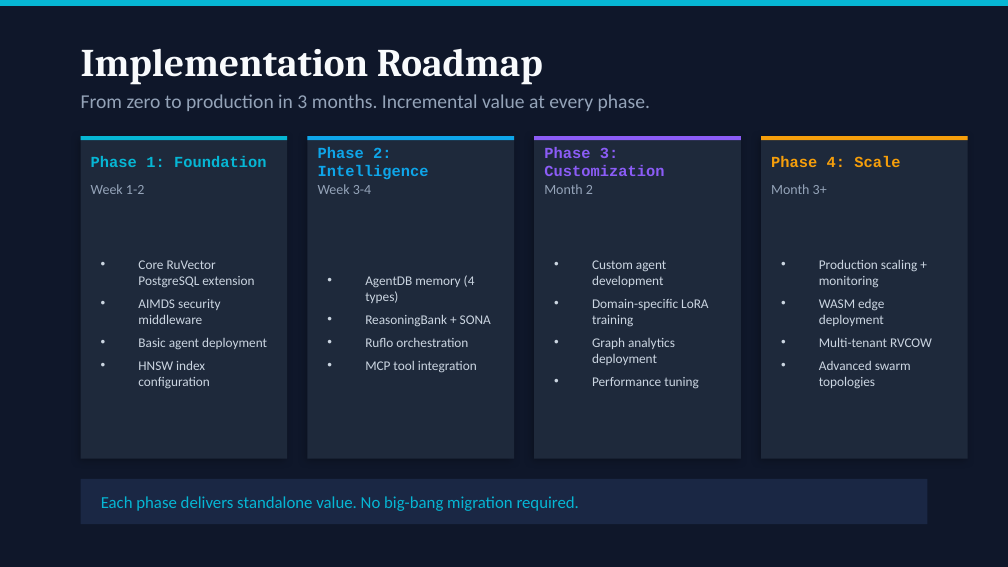
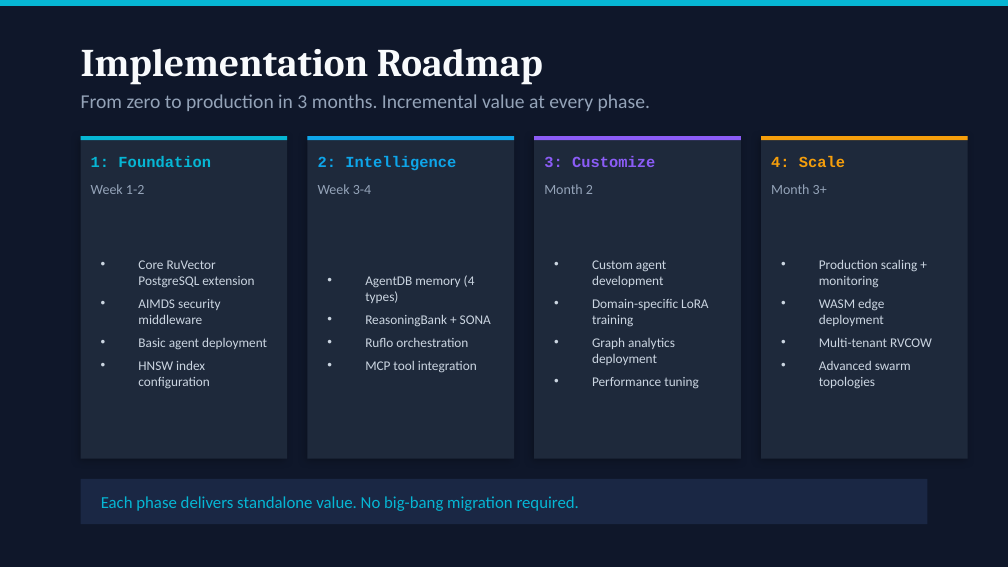
Before and after one commit to JLMA-Agentic-Ai/jlma-Ask-Ruvnet, a slide deck: slide 18 of docs/presentations/CTO-Deck-RuvNet-2026.pptx (slide 17 before the commit). Drawn at 1008x567 pixels with LibreOffice and Linux fonts; fonts in the diff are those of the drawing. Boxes give left, top, right and bottom in pixels: in the first picture for what was removed or moved away, otherwise in the second. Text is boxed around its words. In the diff, an @@ line names an element or a change of style, - is before the commit and + after.

```diff
--- a/docs/presentations/CTO-Deck-RuvNet-2026.pptx
+++ b/docs/presentations/CTO-Deck-RuvNet-2026.pptx
@@ text at bbox=[91, 156, 211, 167]: text changed @@
-Phase 1: Foundation
+1: Foundation
@@ text at bbox=[318, 156, 456, 170]: text changed @@
-Phase 2: Intelligence
+2: Intelligence
@@ text at bbox=[544, 156, 655, 167]: text changed @@
-Phase 3: Customization
+3: Customize
@@ text at bbox=[771, 156, 845, 167]: text changed @@
-Phase 4: Scale
+4: Scale
```
Also in this commit, not shown: 6 other slides changed, 2 slides added, 1 slide removed, 7 other files.
